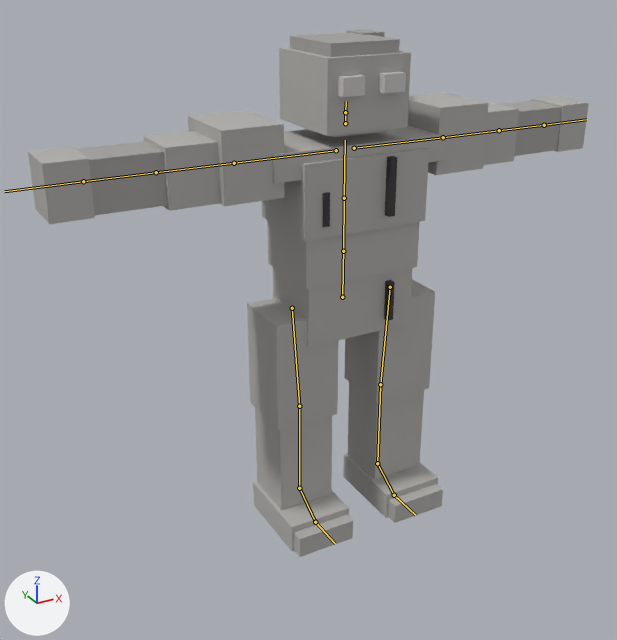
The FBX model Assets/Resources/Bodies/Golem.fbx as it was, and as the next commit left it.
The view is the same before and after, from a 50 mm camera at (-0.834, -1.372, 1.135) aimed at (-0.091, -0.022, 0.46). Arrows for +X, +Y and +Z are at lower left; the lights stay in place. The picture after the commit comes second. The bones that bend it are drawn over the model as lines.

In view in the first picture: 'GolemMesh'.
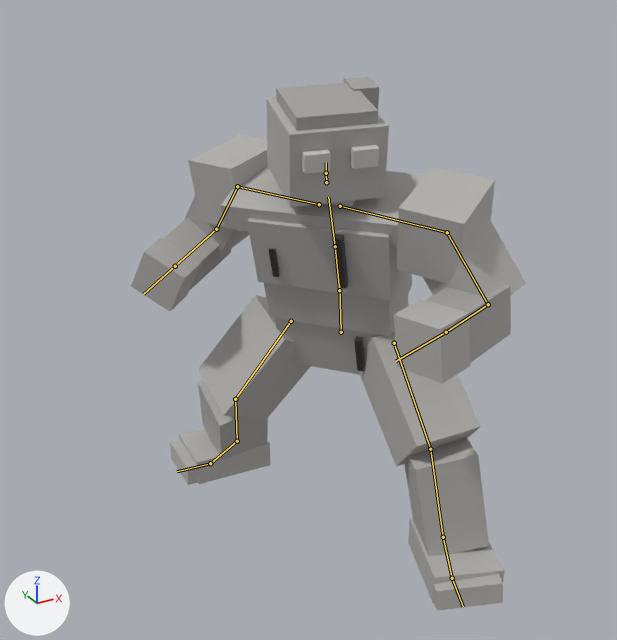
The newer file adds an action. The first version stands in its rest pose; the second is drawn at frame 1 of the action 'Golem|Sheathe'.

What differs and where, as boxes (x1, y1, x2, y2) in the pictures (617 x 640 px):
'GolemMesh', posed (30% narrower)
    before: (28, 29, 589, 557)
    after: (131, 77, 526, 611)
bone 'Hips', root to tip
    before: (342, 297) to (343, 246)
    after: (341, 332) to (339, 285)
bone 'Spine', root to tip
    before: (343, 251) to (344, 198)
    after: (339, 290) to (335, 246)
bone 'Chest', root to tip
    before: (344, 198) to (345, 140)
    after: (335, 246) to (328, 197)
bone 'Neck', root to tip
    before: (345, 123) to (345, 112)
    after: (326, 182) to (326, 173)
bone 'Head', root to tip
    before: (345, 112) to (346, 101)
    after: (326, 173) to (326, 162)
bone 'LeftShoulder', root to tip
    before: (354, 148) to (443, 137)
    after: (340, 206) to (447, 232)
bone 'LeftUpperArm', root to tip
    before: (443, 137) to (499, 130)
    after: (447, 232) to (488, 304)
bone 'LeftLowerArm', root to tip
    before: (499, 130) to (544, 125)
    after: (488, 304) to (446, 332)
bone 'LeftHand', root to tip
    before: (544, 125) to (586, 119)
    after: (446, 332) to (396, 361)
bone 'RightShoulder', root to tip
    before: (336, 150) to (234, 163)
    after: (319, 204) to (237, 186)
bone 'RightUpperArm', root to tip
    before: (234, 163) to (156, 172)
    after: (237, 186) to (216, 229)
bone 'RightLowerArm', root to tip
    before: (156, 172) to (83, 181)
    after: (216, 229) to (175, 266)
bone 'RightHand', root to tip
    before: (83, 181) to (4, 191)
    after: (175, 266) to (143, 294)
bone 'LeftUpperLeg', root to tip
    before: (390, 287) to (380, 384)
    after: (394, 343) to (430, 449)
bone 'LeftLowerLeg', root to tip
    before: (380, 384) to (377, 463)
    after: (430, 449) to (443, 537)
bone 'LeftFoot', root to tip
    before: (377, 463) to (394, 495)
    after: (443, 537) to (452, 578)
bone 'LeftToes', root to tip
    before: (394, 495) to (415, 515)
    after: (452, 578) to (463, 606)
bone 'RightUpperLeg', root to tip
    before: (292, 308) to (299, 406)
    after: (291, 321) to (235, 399)
bone 'RightLowerLeg', root to tip
    before: (299, 406) to (299, 488)
    after: (235, 399) to (237, 441)
bone 'RightFoot', root to tip
    before: (299, 488) to (315, 522)
    after: (237, 441) to (210, 463)
bone 'RightToes', root to tip
    before: (315, 522) to (335, 543)
    after: (210, 463) to (177, 471)

The change in detail:
Bone 'Hips' (bone_hips) moves from (0.0, 0.0, 0.0) to (-0.004, -0.075, 0.003).
Bone 'Hips' (bone_hips) turns from (0, 0, 0) to (11, -54, -2) degrees about its own x, y and z.
Bone 'Spine' (bone_spine) turns from (0, 0, 0) to (9, 5, 0) degrees about its own x, y and z.
Bone 'Chest' (bone_chest) turns from (0, 0, 0) to (0, 1, 1) degrees about its own x, y and z.
Bone 'Neck' (bone_neck) turns from (0, 0, 0) to (-2, 10, -2) degrees about its own x, y and z.
Bone 'Head' (bone_head) turns from (0, 0, 0) to (-6, 23, -7) degrees about its own x, y and z.
Bone 'LeftShoulder' (bone_leftshoulder) turns from (0, 0, 0) to (-4, -2, -10) degrees about its own x, y and z.
Bone 'LeftUpperArm' (bone_leftupperarm) turns from (0, 0, 0) to (-46, -5, -15) degrees about its own x, y and z.
Bone 'LeftLowerArm' (bone_leftlowerarm) turns from (0, 0, 0) to (3, -32, -94) degrees about its own x, y and z.
Bone 'LeftHand' (bone_lefthand) turns from (0, 0, 0) to (-3, 0, 0) degrees about its own x, y and z.
Bone 'RightShoulder' (bone_rightshoulder) turns from (0, 0, 0) to (-5, 7, -19) degrees about its own x, y and z.
Bone 'RightUpperArm' (bone_rightupperarm) turns from (0, 0, 0) to (-52, -3, 2) degrees about its own x, y and z.
Bone 'RightLowerArm' (bone_rightlowerarm) turns from (0, 0, 0) to (-1, 4, 74) degrees about its own x, y and z.
Bone 'RightHand' (bone_righthand) turns from (0, 0, 0) to (-9, 2, 28) degrees about its own x, y and z.
Bone 'LeftUpperLeg' (bone_leftupperleg) turns from (0, 0, 0) to (-62, -43, 6) degrees about its own x, y and z.
Bone 'LeftLowerLeg' (bone_leftlowerleg) turns from (0, 0, 0) to (44, 13, 7) degrees about its own x, y and z.
Bone 'LeftFoot' (bone_leftfoot) turns from (0, 0, 0) to (3, -9, 4) degrees about its own x, y and z.
Bone 'LeftToes' (bone_lefttoes) turns from (0, 0, 0) to (3, 4, -4) degrees about its own x, y and z.
Bone 'RightUpperLeg' (bone_rightupperleg) turns from (0, 0, 0) to (-28, 32, 18) degrees about its own x, y and z.
Bone 'RightLowerLeg' (bone_rightlowerleg) turns from (0, 0, 0) to (41, -2, 5) degrees about its own x, y and z.
Bone 'RightFoot' (bone_rightfoot) turns from (0, 0, 0) to (-16, 24, -18) degrees about its own x, y and z.
Bone 'RightToes' (bone_righttoes) turns from (0, 0, 0) to (1, -1, 1) degrees about its own x, y and z.
